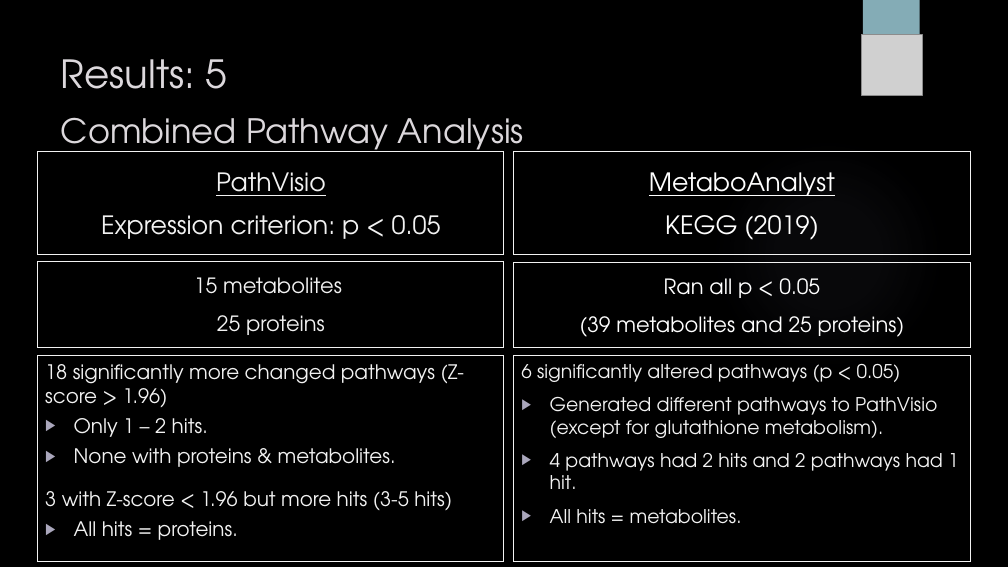
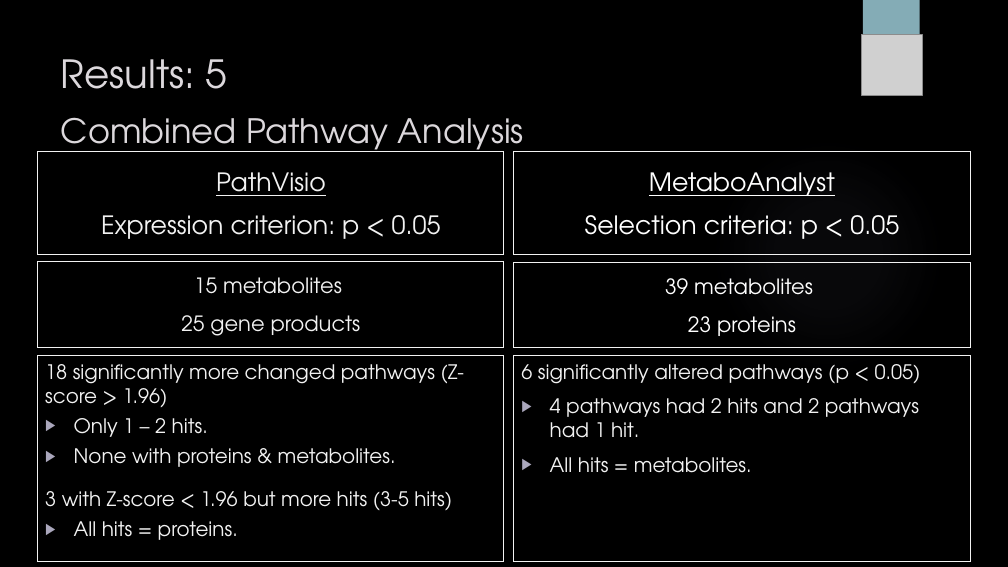
Before and after one commit to sabdeolive/Sabrina_BMS_Bachelor-Internship, a slide deck: slide 8 of Intermediate Presentation.pptx (slide 10 before the commit). Drawn at 1008x567 pixels with LibreOffice and Linux fonts; fonts in the diff are those of the drawing; grey boxes stand for pictures; background and template pictures are left out. Boxes give left, top, right and bottom in pixels: in the first picture for what was removed or moved away, otherwise in the second. Text is boxed around its words. In the diff, an @@ line names an element or a change of style, - is before the commit and + after.

```diff
--- a/Intermediate Presentation.pptx
+++ b/Intermediate Presentation.pptx
@@ text in rectangle at [585,215,899,239]: text changed @@
-KEGG (2019)
+Selection criteria: p < 0.05
@@ text in rectangle at [665,278,813,336]: text changed @@
-Ran all p < 0.05
-(39 metabolites and 25 proteins)
+39 metabolites
+23 proteins
@@ text in rectangle at [181,315,361,336]: text changed @@
-25 proteins
+25 gene products
@@ rectangle "6 significantly altered pathways (p ..." at [514,355,971,561]: size 18 to 19 pt @@
@@ text in rectangle at [550,397,937,438]: paragraph removed @@
-▶ Generated different pathways to PathVisio (except for glutathione metabolism).
```
Also in this commit, not shown: 10 other slides changed, 11 slides added, 11 slides removed.
